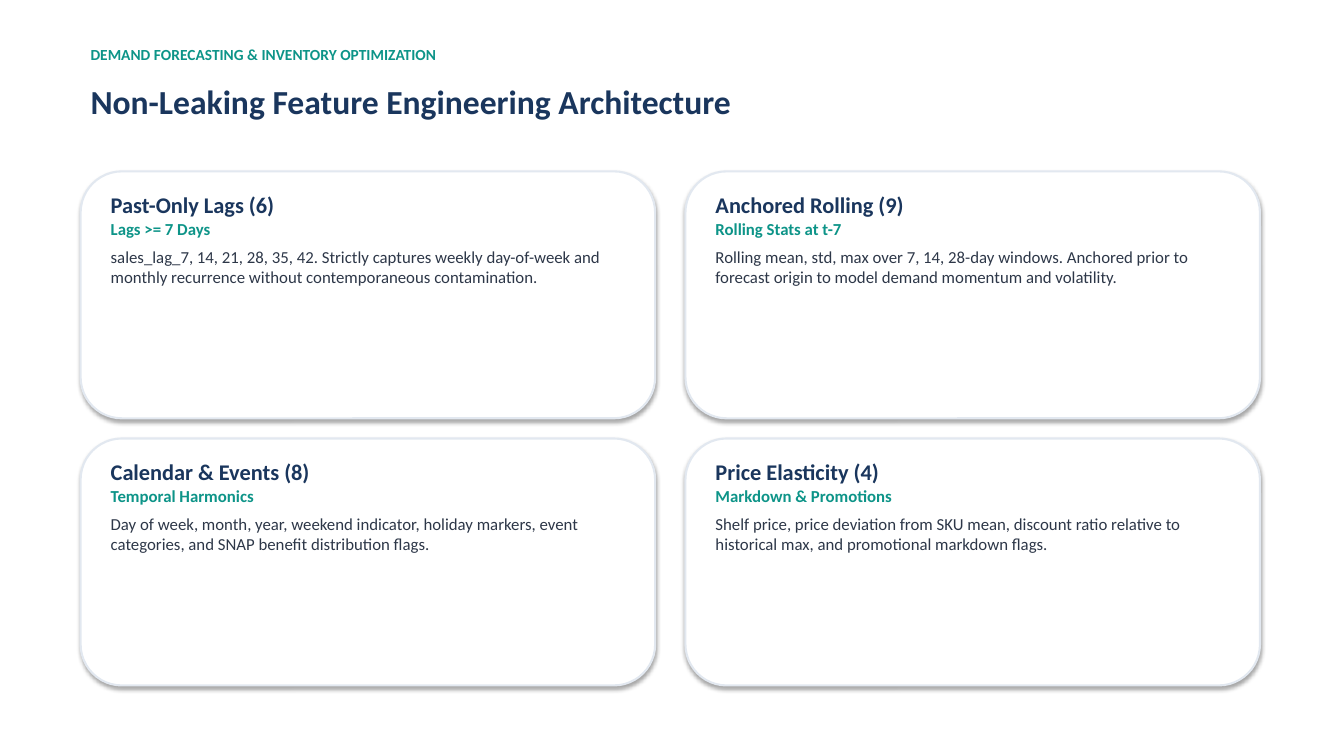
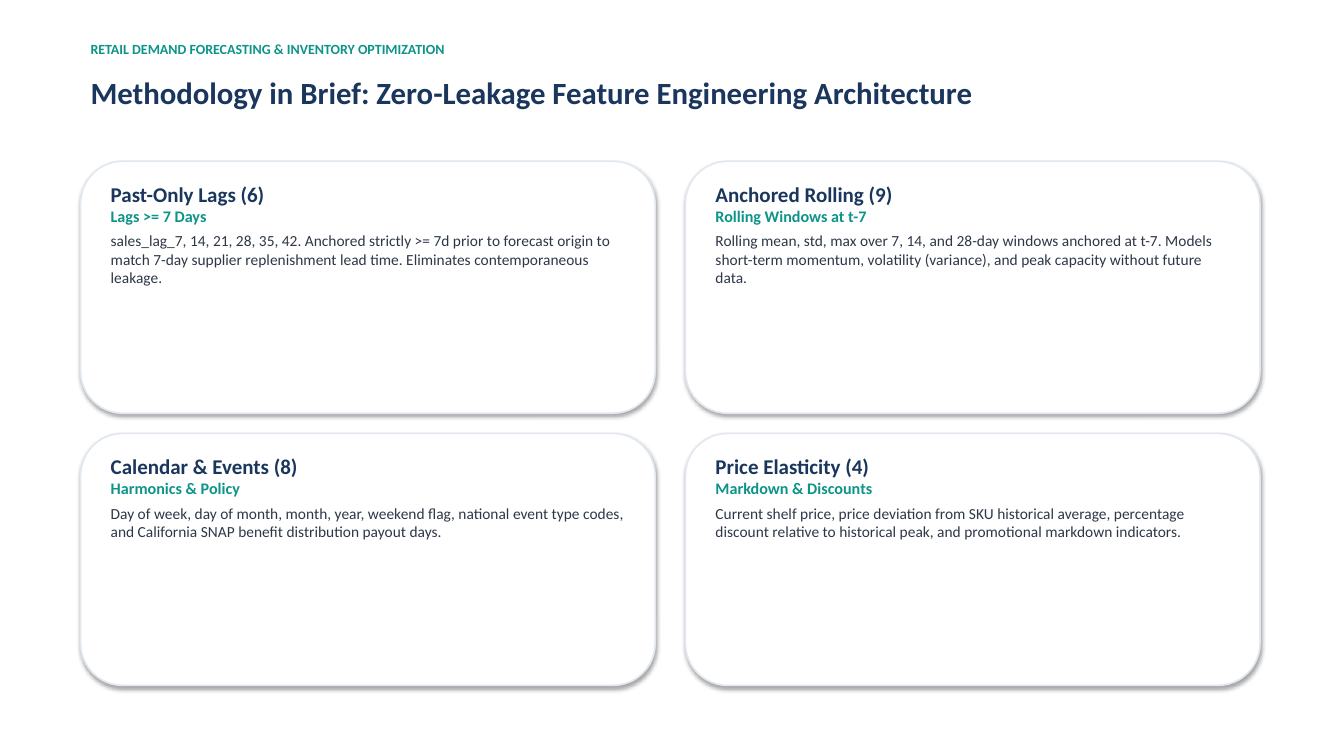
Before and after one commit to Pranav-2910/Demand-Forecasting-Inventory-Optimization-Using-Machine-Learning, a slide deck: slide 5 of Week 4/final_presentation.pptx. Drawn at 1344x756 pixels with LibreOffice and Linux fonts; fonts in the diff are those of the drawing. Boxes give left, top, right and bottom in pixels: in the first picture for what was removed or moved away, otherwise in the second. Text is boxed around its words. In the diff, an @@ line names an element or a change of style, - is before the commit and + after.

```diff
--- a/Week 4/final_presentation.pptx
+++ b/Week 4/final_presentation.pptx
@@ text at bbox=[91, 45, 445, 54]: text changed; size 11 to 10 pt @@
-DEMAND FORECASTING & INVENTORY OPTIMIZATION
+RETAIL DEMAND FORECASTING & INVENTORY OPTIMIZATION
@@ text at bbox=[91, 82, 972, 110]: text changed; size 24 to 22 pt @@
-Non-Leaking Feature Engineering Architecture
+Methodology in Brief: Zero-Leakage Feature Engineering Architecture
@@ rounded rectangle: place and size @@
-rounded rectangle at bbox=[81, 171, 655, 418]
+rounded rectangle at bbox=[81, 161, 655, 413]
@@ text "Past-Only Lags (6)": place and size @@
-text "Past-Only Lags (6)" at bbox=[111, 196, 600, 286]
+text "Past-Only Lags (6)" at bbox=[111, 186, 610, 286]
@@ outline #E2E8F0 1.5 pt to #E2E8F0 1.2 pt in 4 elements at bbox=[81, 434, 655, 686], bbox=[686, 434, 1260, 686], bbox=[81, 161, 655, 413], bbox=[686, 161, 1260, 413] @@
@@ rounded rectangle: place and size @@
-rounded rectangle at bbox=[686, 171, 1260, 418]
+rounded rectangle at bbox=[686, 161, 1260, 413]
@@ text "Anchored Rolling (9)": place and size @@
-text "Anchored Rolling (9)" at bbox=[715, 196, 1188, 286]
+text "Anchored Rolling (9)" at bbox=[715, 186, 1212, 283]
@@ text at bbox=[111, 186, 265, 206]: size 16 to 15 pt in "Past-Only Lags (6)"; size 12 to 11.5 pt in "Lags >= 7 Days"; less space between paragraphs @@
@@ text at bbox=[715, 186, 893, 206]: size 16 to 15 pt in "Anchored Rolling (9)" @@
@@ text at bbox=[111, 235, 610, 286]: text changed; size 12 to 11 pt @@
-sales_lag_7, 14, 21, 28, 35, 42. Strictly captures weekly day-of-week and monthly recurrence without contemporaneous contamination.
+sales_lag_7, 14, 21, 28, 35, 42. Anchored strictly >= 7d prior to forecast origin to match 7-day supplier replenishment lead time. Eliminates contemporaneous leakage.
@@ text at bbox=[715, 235, 1212, 283]: text changed; size 12 to 11 pt @@
-Rolling Stats at t-7
-Rolling mean, std, max over 7, 14, 28-day windows. Anchored prior to forecast origin to model demand momentum and volatility.
+Rolling Windows at t-7
+Rolling mean, std, max over 7, 14, and 28-day windows anchored at t-7. Models short-term momentum, volatility (variance), and peak capacity without future data.
@@ rounded rectangle: place and size @@
-rounded rectangle at bbox=[81, 439, 655, 686]
+rounded rectangle at bbox=[81, 434, 655, 686]
@@ rounded rectangle: place and size @@
-rounded rectangle at bbox=[686, 439, 1260, 686]
+rounded rectangle at bbox=[686, 434, 1260, 686]
@@ text at bbox=[111, 458, 298, 477]: size 16 to 15 pt in "Calendar & Events (8)" @@
@@ text at bbox=[715, 458, 869, 478]: size 16 to 15 pt in "Price Elasticity (4)" @@
@@ text at bbox=[111, 508, 623, 540]: text changed; size 12 to 11 pt @@
-Temporal Harmonics
-Day of week, month, year, weekend indicator, holiday markers, event categories, and SNAP benefit distribution flags.
+Harmonics & Policy
+Day of week, day of month, month, year, weekend flag, national event type codes, and California SNAP benefit distribution payout days.
@@ text at bbox=[715, 508, 1184, 540]: text changed; size 12 to 11 pt @@
-Markdown & Promotions
-Shelf price, price deviation from SKU mean, discount ratio relative to historical max, and promotional markdown flags.
+Markdown & Discounts
+Current shelf price, price deviation from SKU historical average, percentage discount relative to historical peak, and promotional markdown indicators.
```
Also in this commit, not shown: 10 other slides changed, 3 slides added, 1 slide removed, 4 other files.
